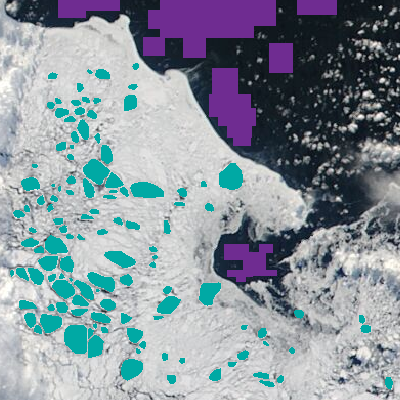
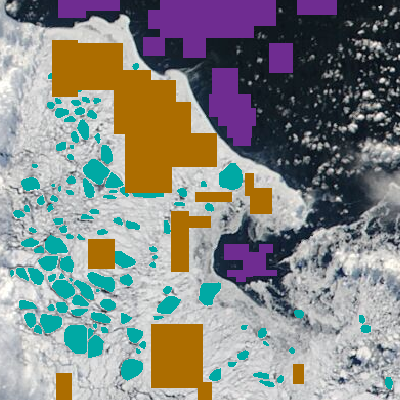
Layer changes from the first 400x400 image to the second:
added layer "ice samples" (2nd of 2) above "water" over [52, 40, 304, 400]
